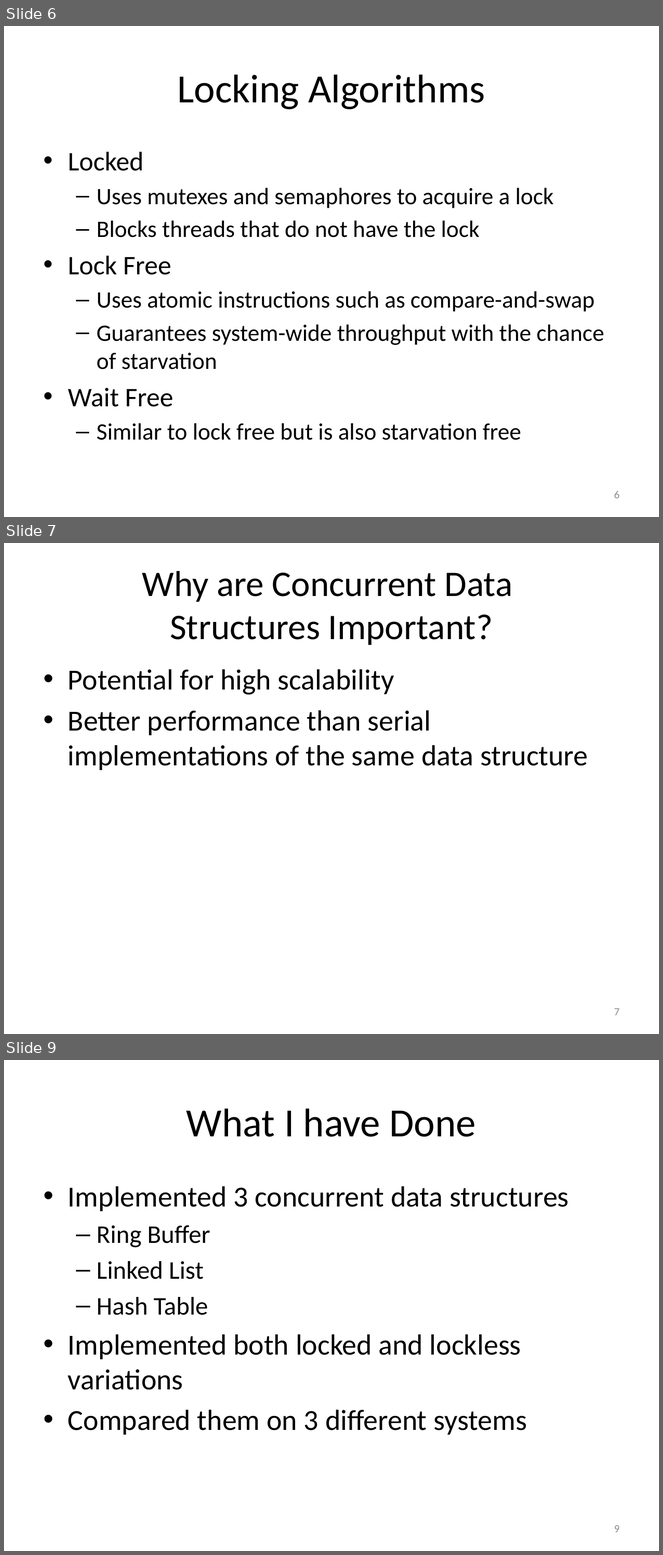
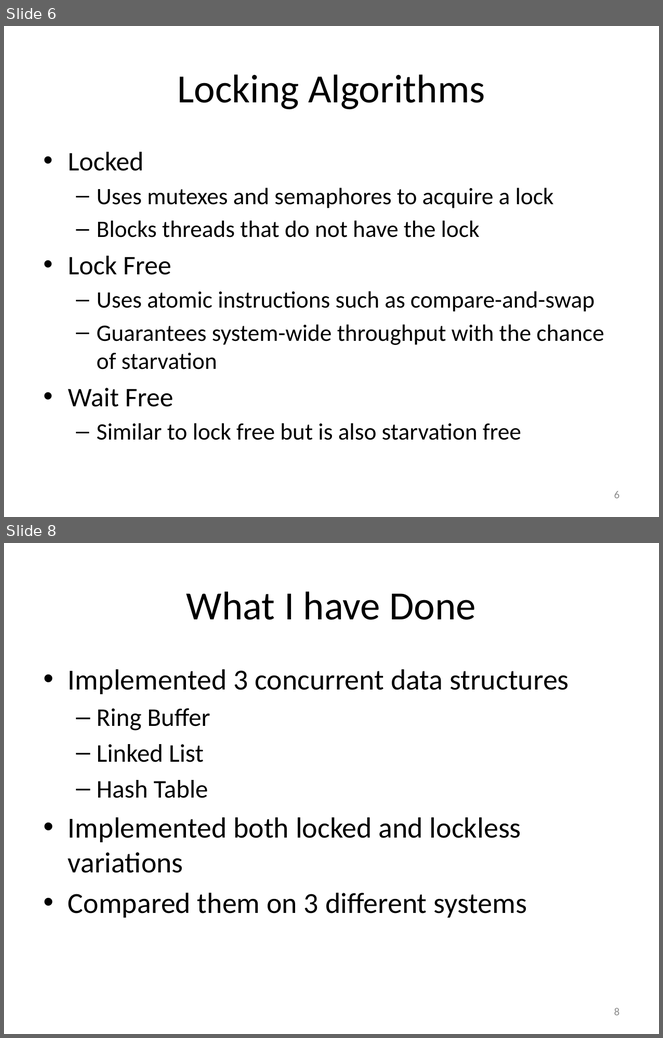
Before and after one commit to gibsonma/FYP, a slide deck: Report/FYP_Presentation.pptx. Shown one above the other, each under a label of ours: slides 6, 7 and 9 before the commit, slides 6 and 8 after it; the slides between them are not shown. The pictures are 663x1555 and 663x1038 pixels, drawn with LibreOffice and Linux fonts; fonts in the diff are those of the drawing. Boxes give left, top, right and bottom in pixels: in the first picture for what was removed or moved away, otherwise in the second. Text is boxed around its words. In the diff, an @@ line names an element or a change of style, - is before the commit and + after.

```diff
--- a/Report/FYP_Presentation.pptx
+++ b/Report/FYP_Presentation.pptx
@@ slide 7 removed at <box>4,543,659,1034</box>, background #FFFFFF @@
@@ title removed at <box>142,571,513,645</box> @@
-Why are Concurrent Data
-Structures Important?
@@ text removed at <box>68,669,588,770</box> @@
-• Potential for high scalability
-• Better performance than serial implementations of the same data structure
@@ page number removed at <box>614,1008,620,1016</box> @@
-7
@@ what was slide 9 is now slide 8 @@
@@ page number at <box>614,1008,620,1016</box>: text changed @@
-9
+8
```
Also in this commit, not shown: 6 slides changed, 2 slides added, 14 other files.
